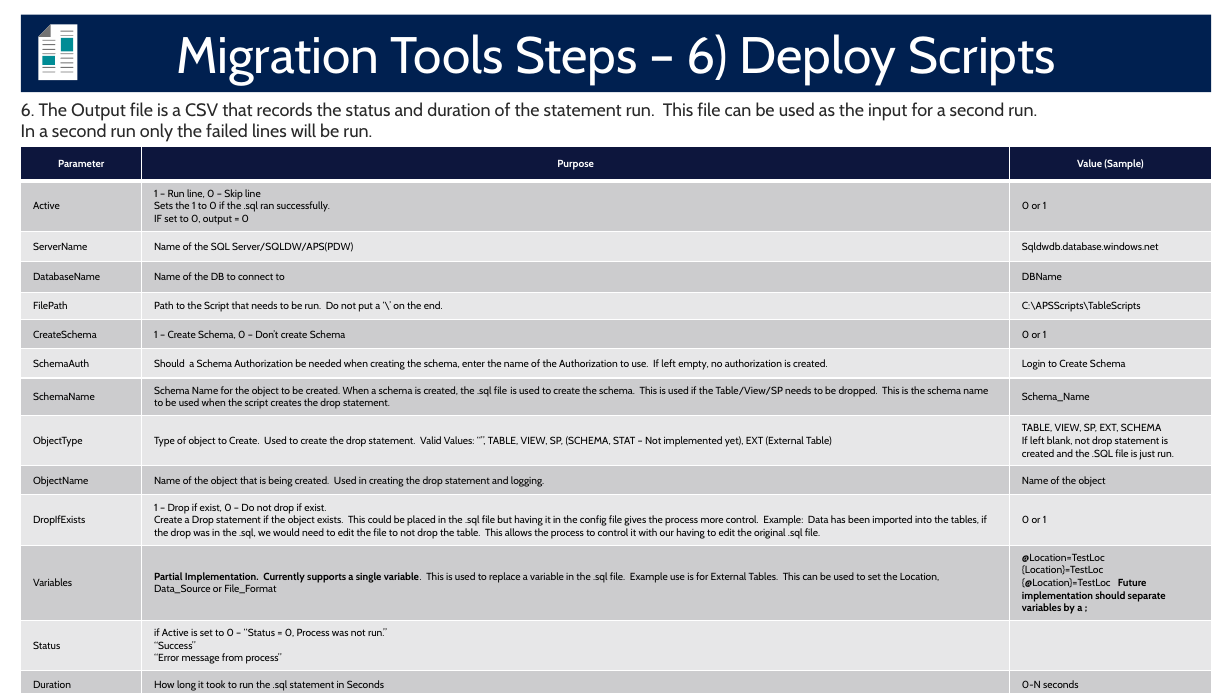
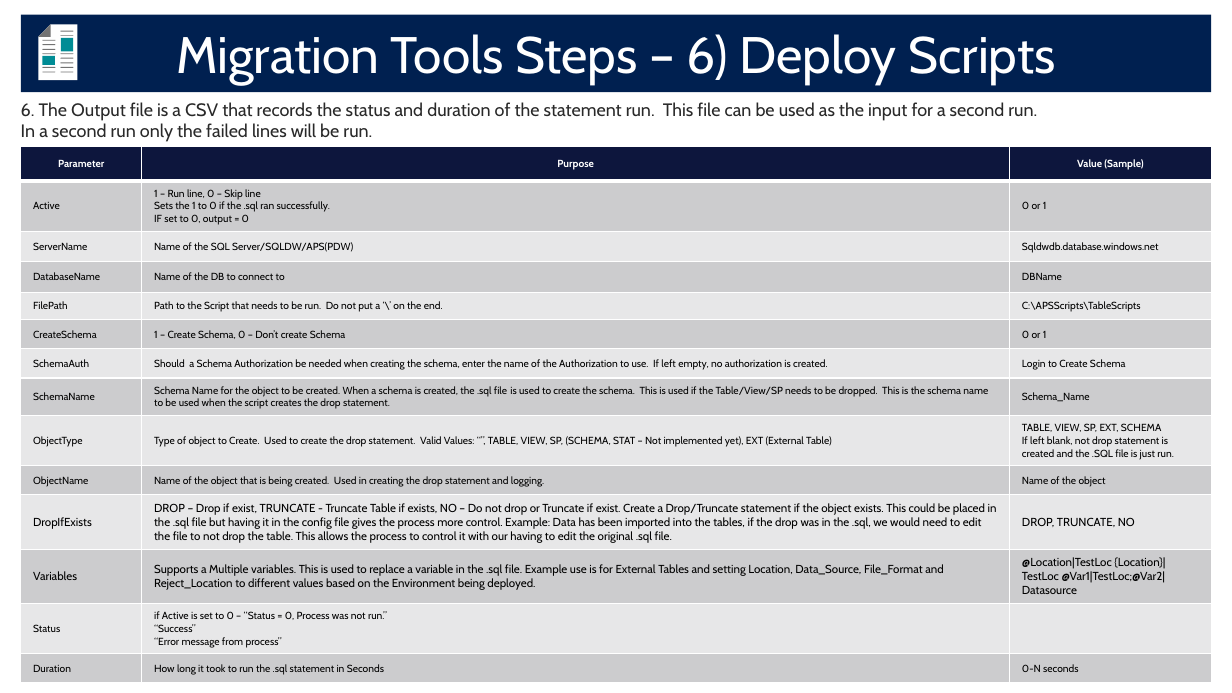
Before and after one commit to microsoft/AzureDWScriptsandUtilities, a slide deck: slide 74 of APS to SQL DW Migration - Schema and Data Migration with PolyBase/APS2SQLDW_Migration.pptx. Drawn at 1232x693 pixels with LibreOffice and Linux fonts; fonts in the diff are those of the drawing; background and template pictures are left out. Boxes give left, top, right and bottom in pixels: in the first picture for what was removed or moved away, otherwise in the second. Text is boxed around its words. In the diff, an @@ line names an element or a change of style, - is before the commit and + after.

Commit message:
Updated Step 1 and Step 6 based on update in code

```diff
--- a/APS to SQL DW Migration - Schema and Data Migration with PolyBase/APS2SQLDW_Migration.pptx
+++ b/APS to SQL DW Migration - Schema and Data Migration with PolyBase/APS2SQLDW_Migration.pptx
@@ table at box(20, 146, 1211, 679) @@
-row 11, column 2: 1 – Drop if exist, 0 – Do not drop if exist. / Create a Drop statement if the object exists. This could be placed in the .sql file but having it in the config file gives the process more control. Example: Data has been imported into the tables, if the drop was in the .sql, we would need to edit the file to not drop the table. This allows the process to control it with our having to edit the original .sql file.
+row 11, column 2: DROP – Drop if exist, TRUNCATE - Truncate Table if exists, NO – Do not drop or Truncate if exist. Create a Drop/Truncate statement if the object exists. This could be placed in the .sql file but having it in the config file gives the process more control. Example: Data has been imported into the tables, if the drop was in the .sql, we would need to edit the file to not drop the table. This allows the process to control it with our having to edit the original .sql file.
-row 11, column 3: 0 or 1
+row 11, column 3: DROP, TRUNCATE, NO
-row 12, column 2: Partial Implementation. Currently supports a single variable. This is used to replace a variable in the .sql file. Example use is for External Tables. This can be used to set the Location, Data_Source or File_Format
+row 12, column 2: Supports a Multiple variables. This is used to replace a variable in the .sql file. Example use is for External Tables and setting Location, Data_Source, File_Format and Reject_Location to different values based on the Environment being deployed.
-row 12, column 3: @Location=TestLoc / {Location}=TestLoc / {@Location}=TestLoc Future implementation should separate variables by a ;
+row 12, column 3: @Location|TestLoc {Location}|TestLoc @Var1|TestLoc;@Var2|Datasource
@@ size 8 to 9 pt in "DropIfExists", "Variables" @@
```
Also in this commit, not shown: 11 other slides changed, 1 slide added, 1 slide removed.
